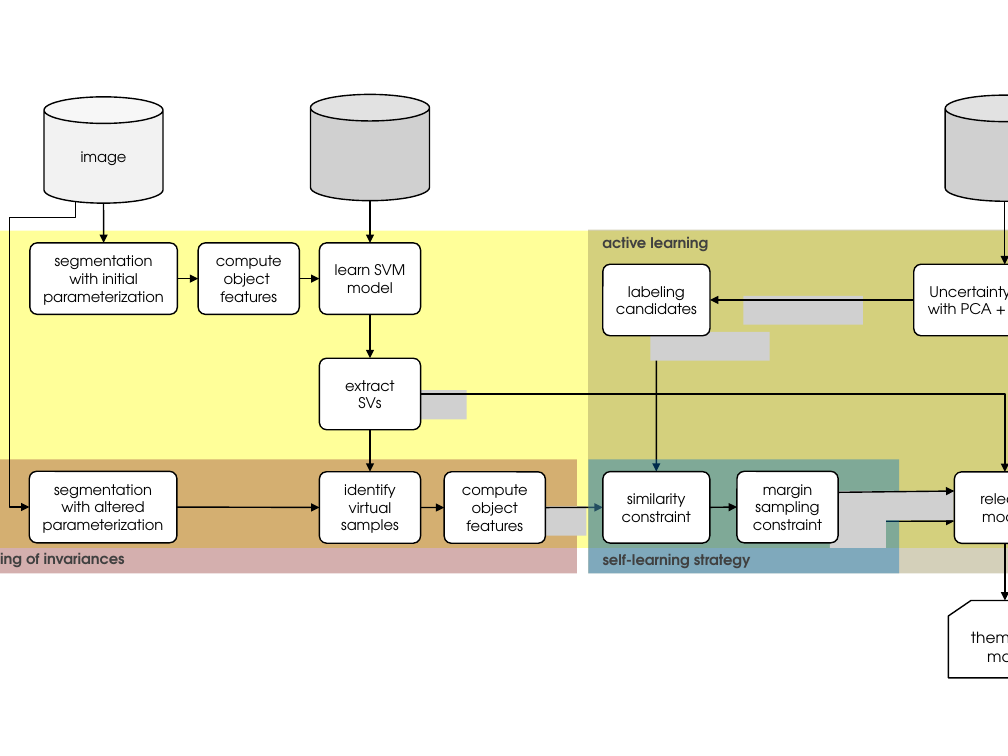
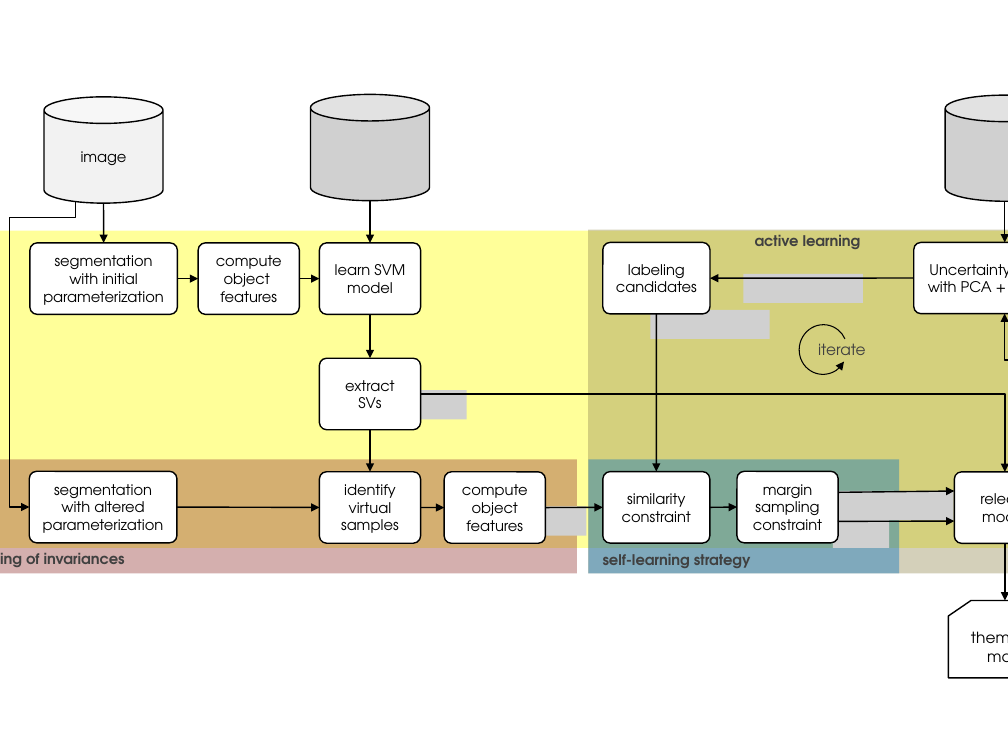
Before and after one commit to carls31/active-learning-virtual-SVM, a slide deck: slide 4 of images/block_scheme.pptx (slide 5 before the commit). Drawn at 1008x756 pixels with LibreOffice and Linux fonts; fonts in the diff are those of the drawing; grey boxes stand for pictures. Boxes give left, top, right and bottom in pixels: in the first picture for what was removed or moved away, otherwise in the second. Text is boxed around its words. In the diff, an @@ line names an element or a change of style, - is before the commit and + after.

```diff
--- a/images/block_scheme.pptx
+++ b/images/block_scheme.pptx
@@ arrow moved from (1005, 264) - (1005, 202) to (1005, 243) - (1005, 202) @@
@@ text "active learning": place and size @@
-text "active learning" at <box>602,237,708,251</box>
+text "active learning" at <box>755,235,861,249</box>
@@ 2 rounded rectangles, 1 arrow: place and size @@
-2 rounded rectangles, 1 arrow at <box>603,264,1008,336</box>
+2 rounded rectangles, 1 arrow at <box>603,243,1008,314</box>
@@ picture removed at <box>743,295,863,325</box> @@
@@ picture added at <box>743,274,863,303</box> @@
@@ picture added at <box>650,310,769,340</box> @@
@@ arrow moved from (656, 336) - (656, 472) to (656, 313) - (656, 472) @@
@@ arc (boxed as its full ellipse) added at <box>795,322,851,378</box>, outline #000000 0.75 pt @@
@@ elbow arrow added from (1008, 508) to (1005, 313), #000000 1 pt @@
@@ picture removed at <box>650,332,769,361</box> @@
@@ text added at <box>818,343,866,363</box>, 11 pt, text #404040 @@
+iterate
```
Also in this commit, not shown: 6 other slides changed, 1 slide removed.
